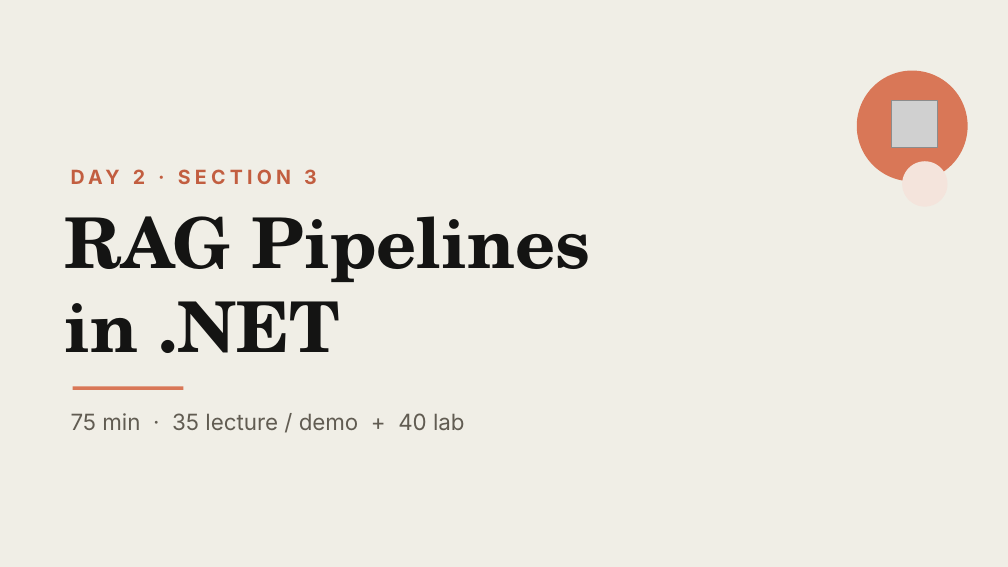
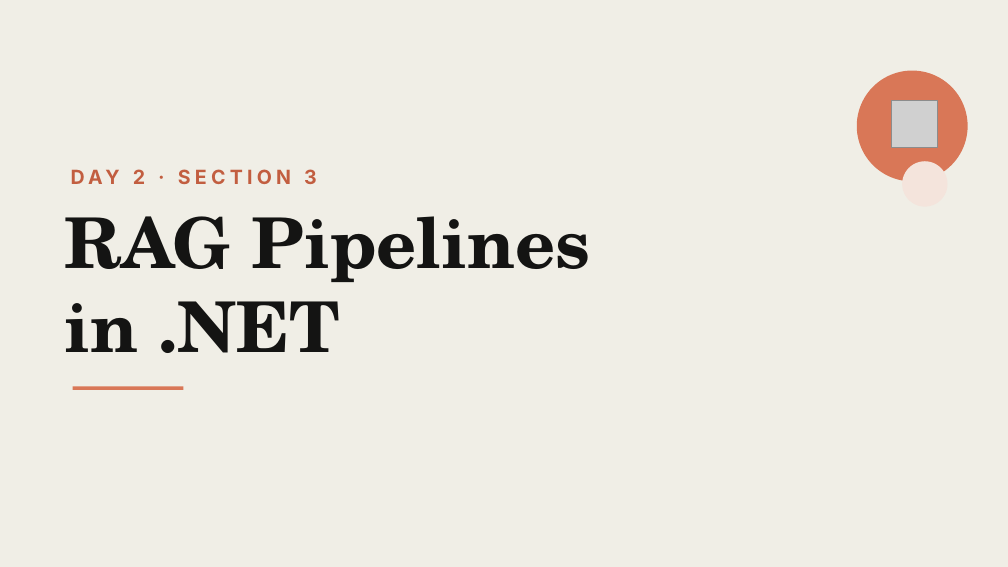
Before and after one commit to cwoodruff/dotnet-claude-workshop-content, a slide deck: slide 1 of decks/Day 2/Day2-Section3-RAG-Pipelines.pptx. Drawn at 1008x567 pixels with LibreOffice and Linux fonts; fonts in the diff are those of the drawing; grey boxes stand for pictures. Boxes give left, top, right and bottom in pixels: in the first picture for what was removed or moved away, otherwise in the second. Text is boxed around its words. In the diff, an @@ line names an element or a change of style, - is before the commit and + after.

```diff
--- a/decks/Day 2/Day2-Section3-RAG-Pipelines.pptx
+++ b/decks/Day 2/Day2-Section3-RAG-Pipelines.pptx
@@ text removed at [71,413,465,430] @@
-75 min · 35 lecture / demo + 40 lab
```
Also in this commit, not shown: 9 other files.
